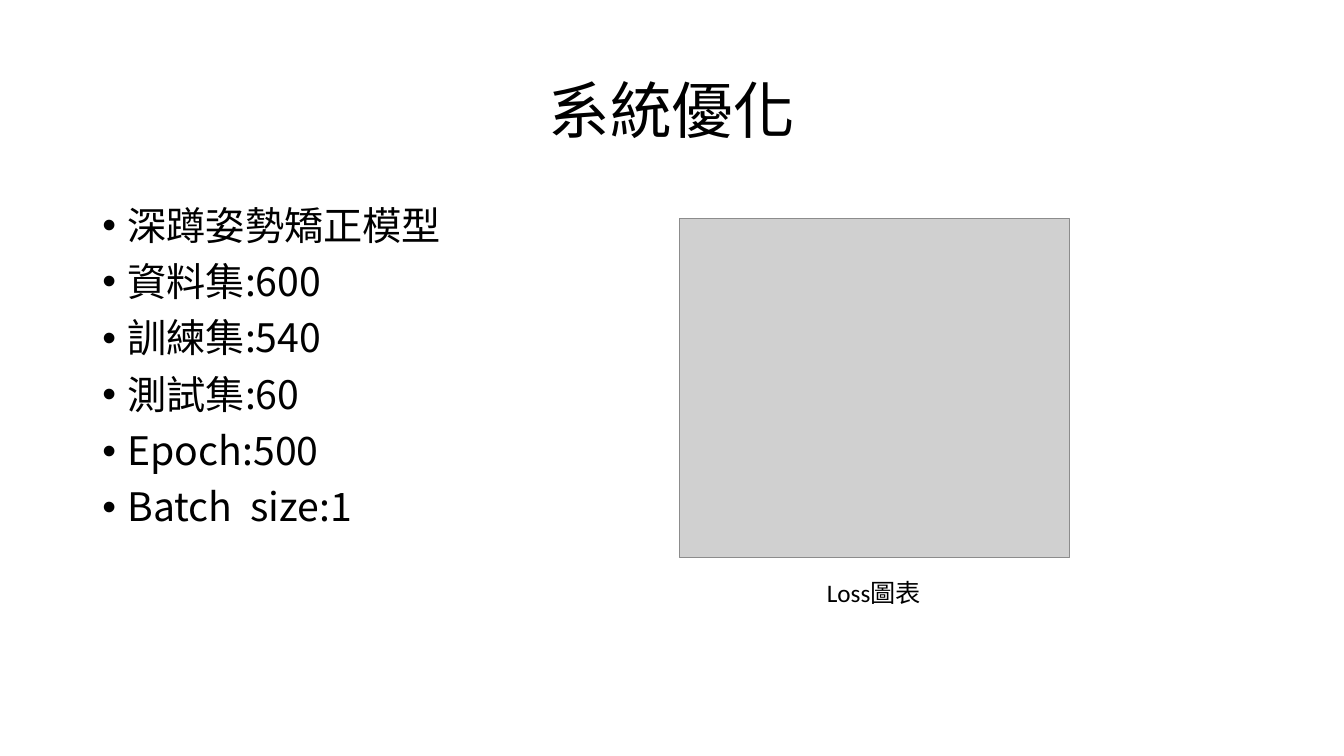
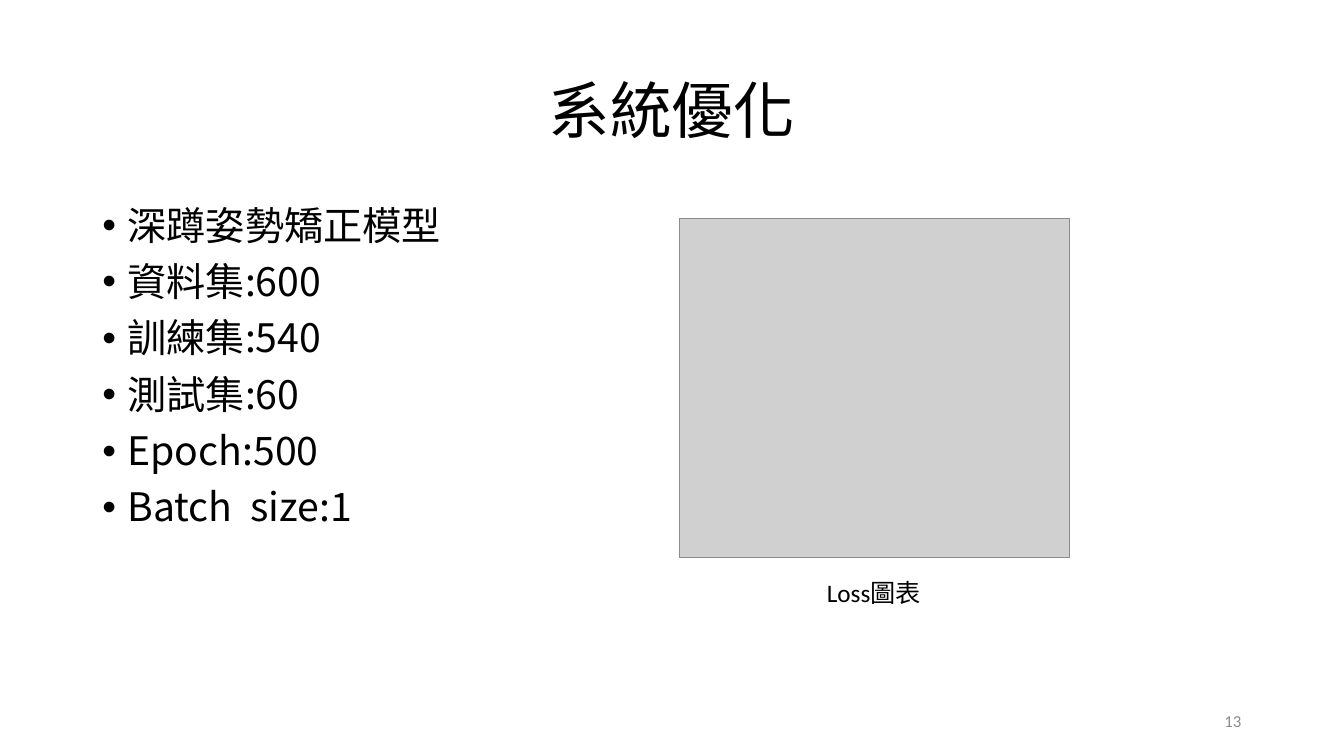
Before and after one commit to mizulun/seatpose-system, a slide deck: slide 13 of week6進度報告.pptx. Drawn at 1344x756 pixels with LibreOffice and Linux fonts; fonts in the diff are those of the drawing; grey boxes stand for pictures. Boxes give left, top, right and bottom in pixels: in the first picture for what was removed or moved away, otherwise in the second. Text is boxed around its words. In the diff, an @@ line names an element or a change of style, - is before the commit and + after.

```diff
--- a/week6進度報告.pptx
+++ b/week6進度報告.pptx
@@ page number added at [1224,716,1241,727], 12 pt, text #8C8C8C @@
+13
```
Also in this commit, not shown: 15 other slides changed.
